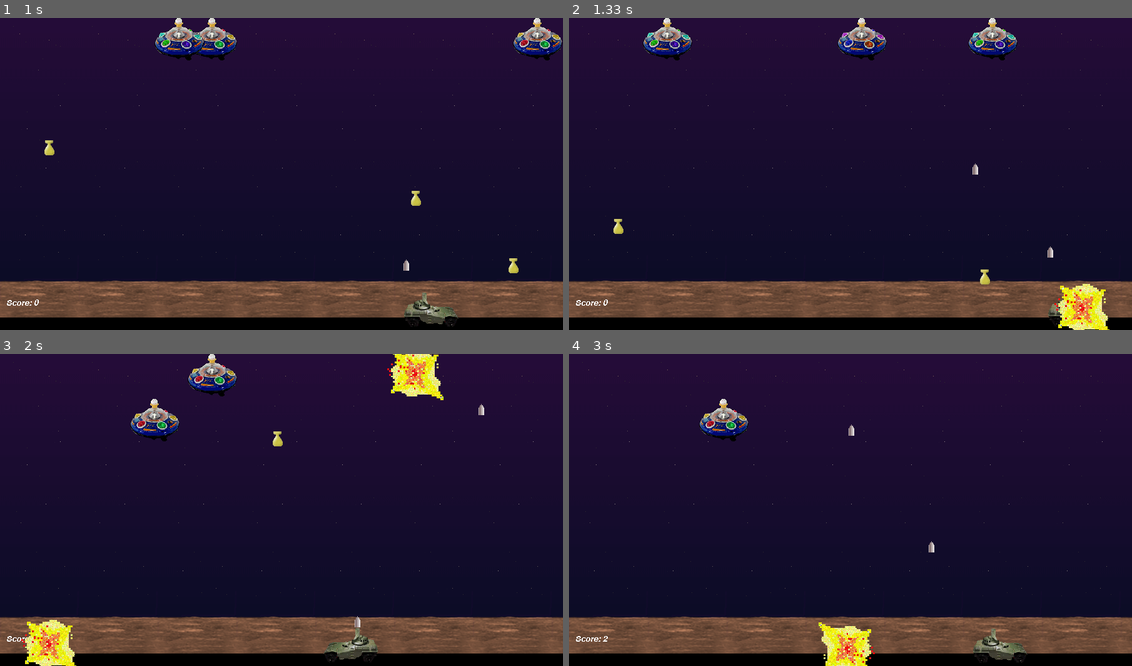
Above: before the commit, frames 1-4 (two rows, left to right).
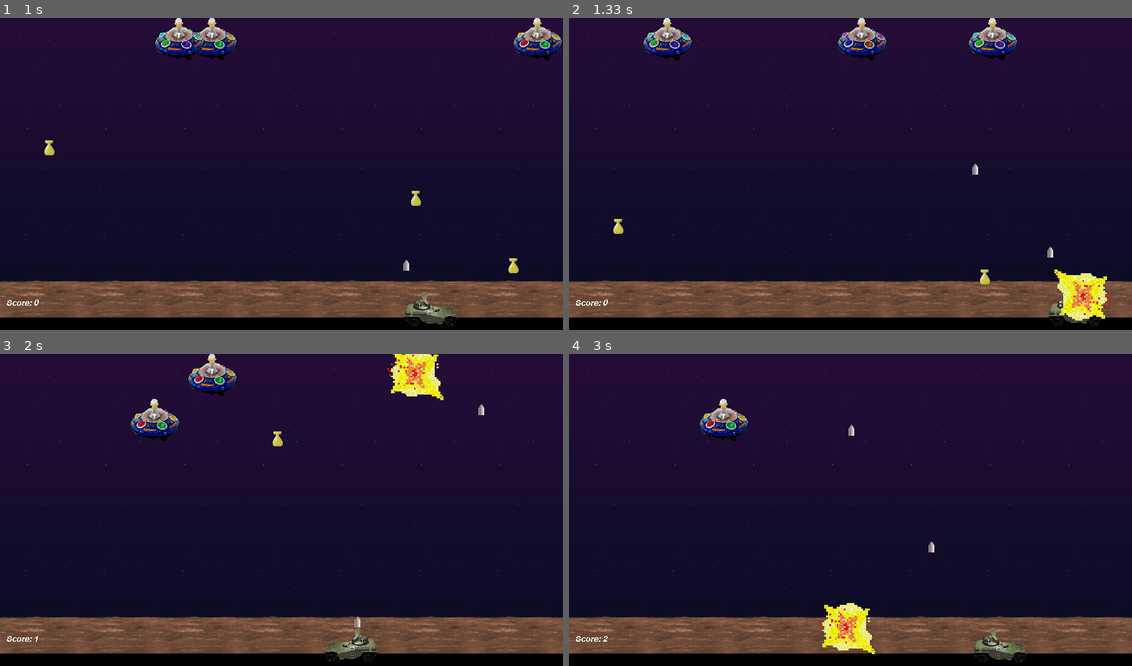
Above: after the commit, the same moments.

Repository: fmorriso/PyGame-Aliens-Example
Game: pygame game, started from aliens.py
Same seed, same stepped clock (60 frames per second), same inputs: the game is played once before the commit and once after it.
Inputs:
- Up to frame 1 (1 s): hold Right 0.33-0.8 s; hold Right from 0.83 s (still down); tap Space at 0.9 s; tap F at 0.98 s
- Up to frame 2 (1.33 s): tap Space at 1.2 s; release Right at 1.3 s
- Up to frame 3 (2 s): hold Left 1.33-1.87 s; tap Space at 1.4, 1.7, 1.97 s; hold Left from 1.9 s (still down)
- Up to frame 4 (3 s): tap Space at 2.27, 2.4, 2.7 s; release Left at 2.3 s; hold Right 2.33-2.97 s; tap F at 2.48 s

Frame 1 is identical in both runs. In frame 2, 1.4% of the frame differs, in the area x 86-97%, y 80-100%; in frame 3, 1.1%; in frame 4, 1.5%, in the area x 44-55%, y 79-100%.

Commit message:
More scaling logic

Diff:
--- a/aliens.py
+++ b/aliens.py
@@ -195,6 +195,7 @@
 
 class Bomb(pg.sprite.Sprite):
     """A bomb the aliens drop."""
+    global settings
 
     speed = 9
     images: List[pg.Surface] = []
@@ -215,9 +216,7 @@
         - remove the Bomb.
         """
         self.rect.move_ip(0, self.speed)
-        # TODO: change this hard-coded value of 470
-        near_bottom = settings.screen_height * 0.95
-        if self.rect.bottom >= near_bottom:
+        if self.rect.bottom >= settings.near_bottom:
             Explosion(self, self.explosion_group)
             self.kill()
 
--- a/settings.py
+++ b/settings.py
@@ -18,3 +18,4 @@
         # print(f'scale factor = {self.scaleFactor}')
         self.screen_width = game_width
         self.screen_height = game_height
+        self.near_bottom = game_height * 0.90
